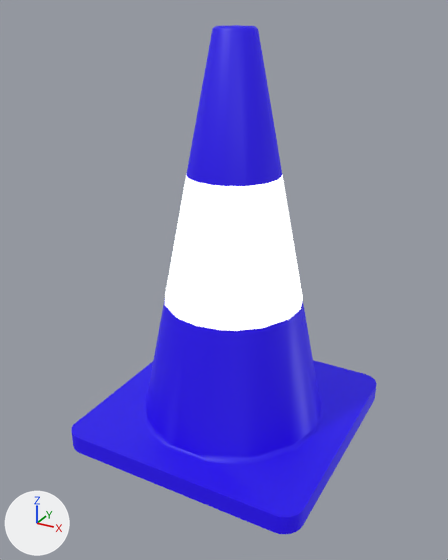
The COLLADA model mursim_description/models/meshes/cone_blue.dae: old version first, new version second.
Rendered twice from a camera (50 mm lens) standing at (0.208, -0.395, 0.326) and looking at (-0.002, -0.012, 0.135). Lighting does not change. The marker at lower left points along +X, +Y and +Z. Where no turn or scale is listed for an object, it has been applied to the vertices.

Objects in the first picture: 'BlueCone'.
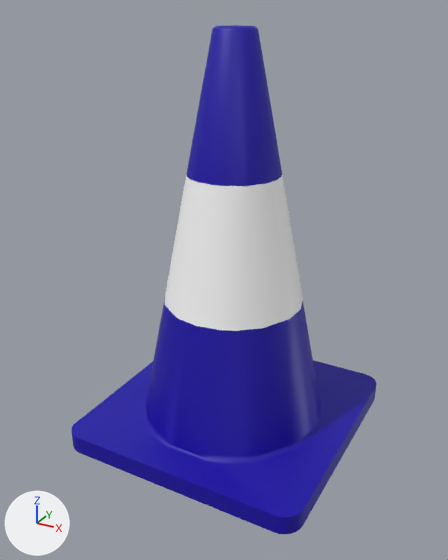
The change, as a list of edits to the scene's bpy script:
```text
Change mat_yellow:
    remove mat_yellow.emission_color = (0.00802, 0.0, 0.392)  # blue #1600a8
    remove mat_yellow.emission_strength = 1.0
Change mat_white:
    remove mat_white.emission_strength = 1.0
```

Pixel boxes (x1, y1, x2, y2) of what changed, in the pictures (448 x 560 px):
'BlueCone', recoloured, surface changed: (71, 25, 376, 534) in both
